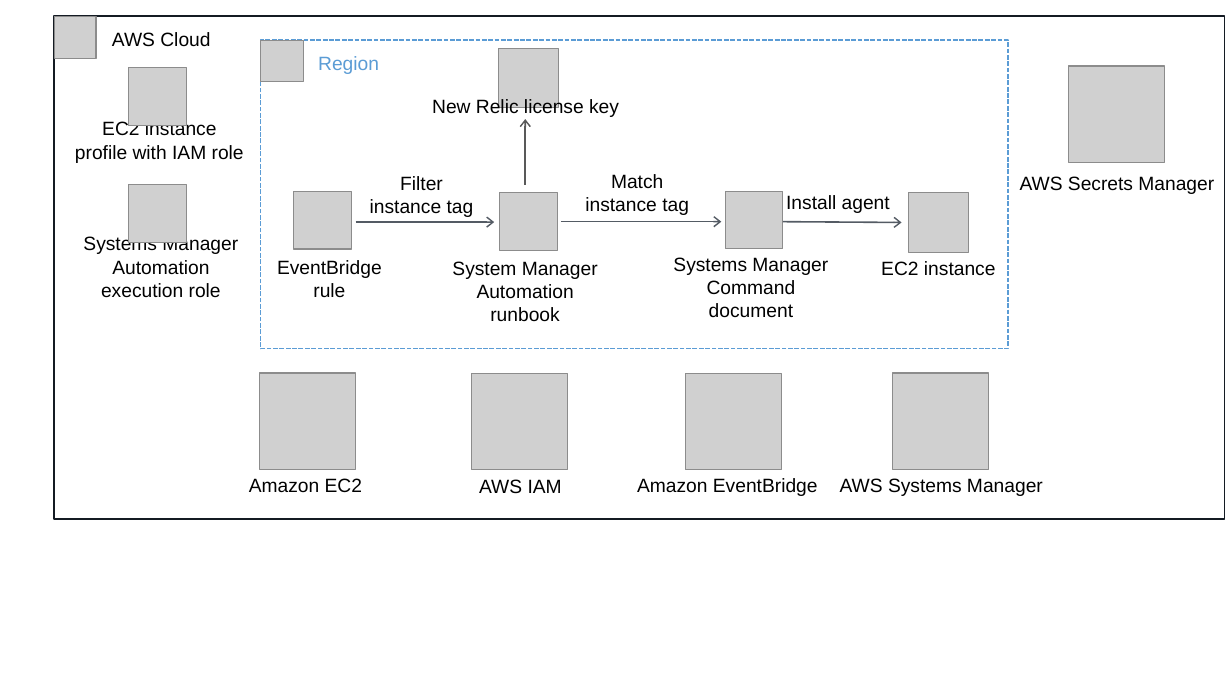
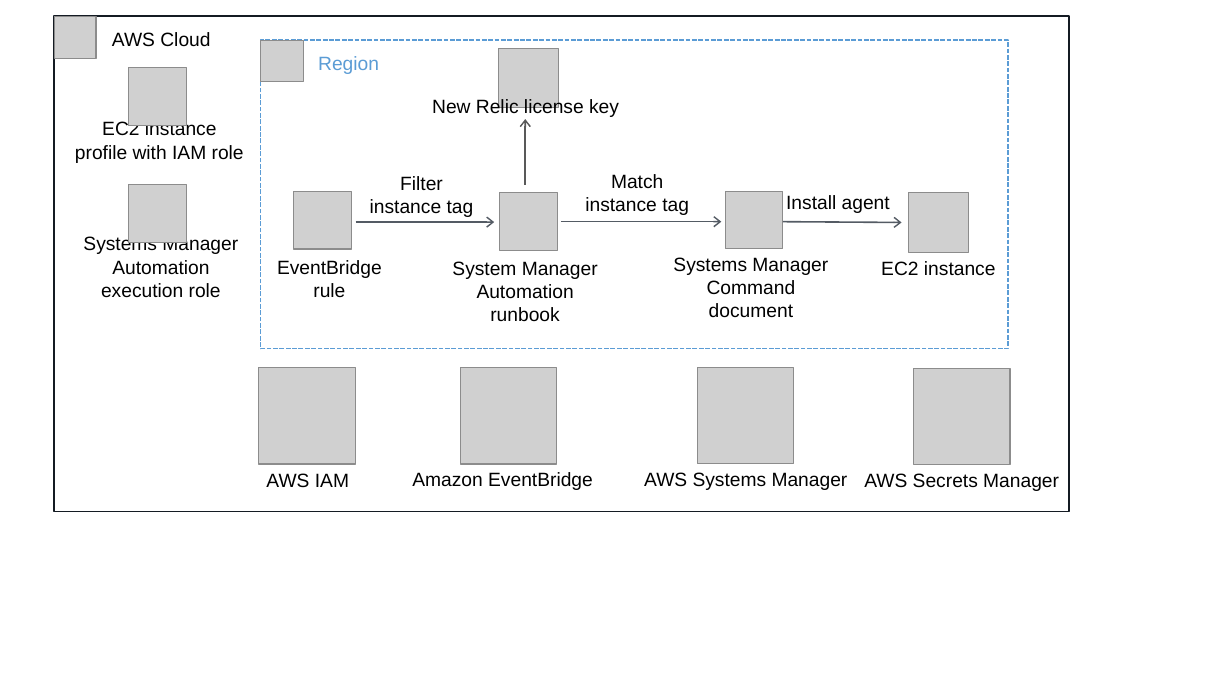
Before and after one commit to aws-quickstart/quickstart-new-relic-tdp, a slide deck: slide 1 of docs/images/new-relic-architecture-diagram.pptx. Drawn at 1232x693 pixels with LibreOffice and Linux fonts; fonts in the diff are those of the drawing; grey boxes stand for pictures. Boxes give left, top, right and bottom in pixels: in the first picture for what was removed or moved away, otherwise in the second. Text is boxed around its words. In the diff, an @@ line names an element or a change of style, - is before the commit and + after.

```diff
--- a/docs/images/new-relic-architecture-diagram.pptx
+++ b/docs/images/new-relic-architecture-diagram.pptx
@@ rectangle "AWS Cloud": place and size @@
-rectangle "AWS Cloud" at bbox=[54, 16, 1224, 520]
+rectangle "AWS Cloud" at bbox=[54, 16, 1069, 512]
@@ picture: place and size @@
-picture at bbox=[471, 373, 567, 469]
+picture at bbox=[259, 367, 354, 463]
@@ picture removed at bbox=[260, 373, 356, 469] @@
@@ picture: place and size @@
-picture at bbox=[685, 374, 781, 470]
+picture at bbox=[461, 367, 557, 463]
@@ picture: place and size @@
-picture at bbox=[893, 373, 988, 469]
+picture at bbox=[697, 367, 793, 463]
@@ picture: place and size @@
-picture at bbox=[1068, 66, 1164, 162]
+picture at bbox=[913, 368, 1009, 464]
@@ text "AWS IAM": place and size @@
-text "AWS IAM" at bbox=[479, 479, 562, 494]
+text "AWS IAM" at bbox=[266, 473, 349, 488]
@@ text removed at bbox=[249, 478, 362, 492] @@
-Amazon EC2
@@ text "Amazon EventBridge": place and size @@
-text "Amazon EventBridge" at bbox=[637, 478, 818, 496]
+text "Amazon EventBridge" at bbox=[412, 472, 593, 490]
@@ text "AWS Systems Manager": place and size @@
-text "AWS Systems Manager" at bbox=[840, 478, 1043, 496]
+text "AWS Systems Manager" at bbox=[644, 472, 848, 490]
@@ text "AWS Secrets Manager": place and size @@
-text "AWS Secrets Manager" at bbox=[1020, 176, 1214, 194]
+text "AWS Secrets Manager" at bbox=[864, 473, 1059, 491]
```
Also in this commit, not shown: 4 other files.
